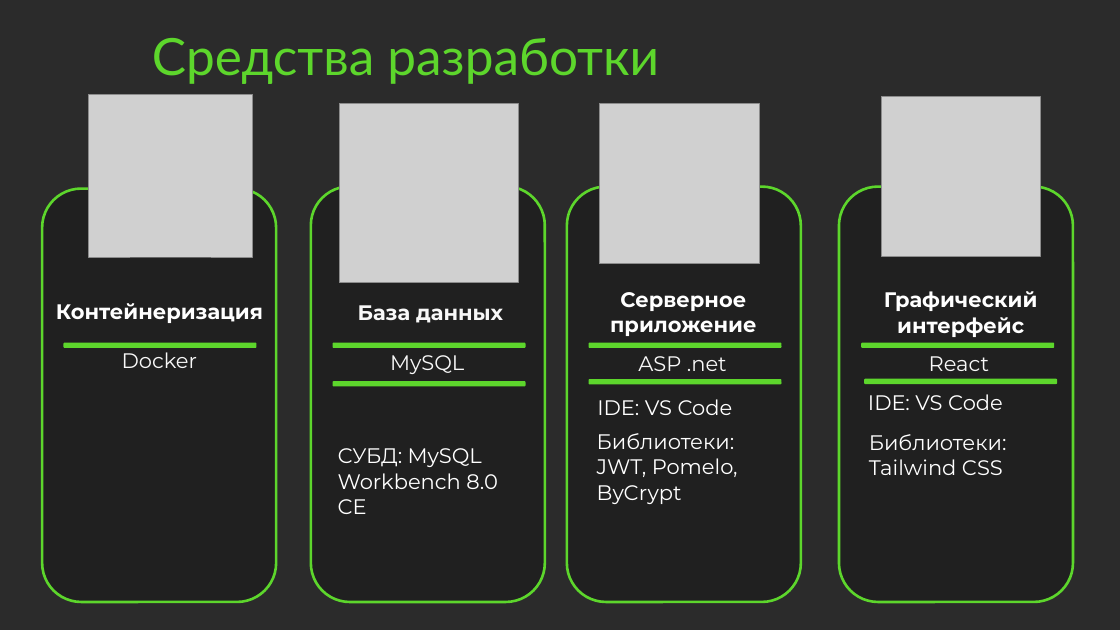
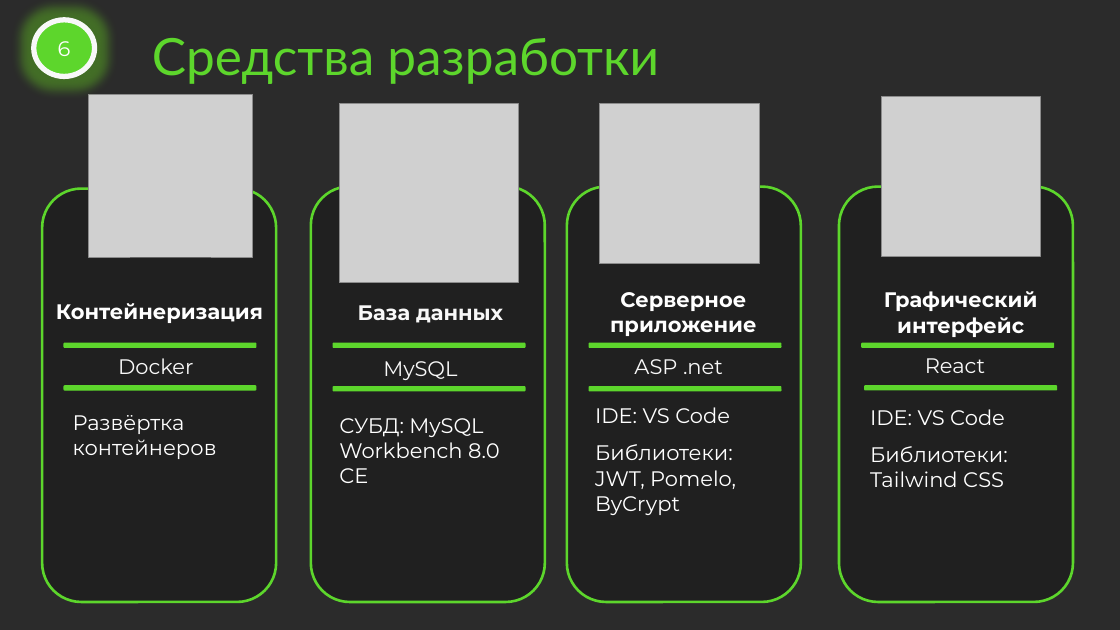
Before and after one commit to amadesya/CourseProject, a slide deck: slide 6 of Документация/Разработка подсистемы СмартФикс.pptx. Drawn at 1120x630 pixels with LibreOffice and Linux fonts; fonts in the diff are those of the drawing; grey boxes stand for pictures; background and template pictures are left out; a plain dark background stands for a picture behind light text. Boxes give left, top, right and bottom in pixels: in the first picture for what was removed or moved away, otherwise in the second. Text is boxed around its words. In the diff, an @@ line names an element or a change of style, - is before the commit and + after.

```diff
--- a/Документация/Разработка подсистемы СмартФикс.pptx
+++ b/Документация/Разработка подсистемы СмартФикс.pptx
@@ ellipse added at box(34, 20, 94, 76), fill #5DD62C, outline #F8F8F8 4.5 pt, 18 pt, text #FFFFFF @@
+6
@@ text "Docker": place and size @@
-text "Docker" at box(122, 352, 197, 368)
+text "Docker" at box(118, 358, 193, 374)
@@ text "MySQL": place and size @@
-text "MySQL" at box(390, 355, 464, 374)
+text "MySQL" at box(383, 361, 457, 380)
@@ text "ASP .net": place and size @@
-text "ASP .net" at box(638, 356, 727, 371)
+text "ASP .net" at box(634, 359, 723, 374)
@@ text "React": place and size @@
-text "React" at box(929, 356, 989, 371)
+text "React" at box(925, 358, 985, 373)
@@ rounded rectangle added at box(64, 386, 255, 390), fill #5DD62C, outline #5DD62C 1 pt @@
@@ 3 rounded rectangles, 1 text: place and size @@
-3 rounded rectangles, 1 text at box(334, 380, 1056, 415)
+3 rounded rectangles, 1 text at box(334, 386, 1056, 423)
@@ text added at box(73, 415, 217, 459), 18 pt, text #FFFFFF @@
+Развёртка
+контейнеров
@@ text "СУБД: MySQL Workbench 8.0 CE": place and size @@
-text "СУБД: MySQL Workbench 8.0 CE" at box(338, 448, 498, 514)
+text "СУБД: MySQL Workbench 8.0 CE" at box(339, 418, 500, 483)
@@ text "IDE: VS Code": place and size @@
-text "IDE: VS Code" at box(868, 394, 1003, 410)
+text "IDE: VS Code" at box(870, 409, 1005, 425)
@@ text "Библиотеки: JWT, Pomelo, ByCrypt": place and size @@
-text "Библиотеки: JWT, Pomelo, ByCrypt" at box(597, 433, 738, 504)
+text "Библиотеки: JWT, Pomelo, ByCrypt" at box(595, 444, 736, 515)
@@ text "Библиотеки: Tailwind CSS": place and size @@
-text "Библиотеки: Tailwind CSS" at box(869, 434, 1007, 475)
+text "Библиотеки: Tailwind CSS" at box(870, 446, 1008, 487)
```
Also in this commit, not shown: 8 other slides changed, 1 other file.
